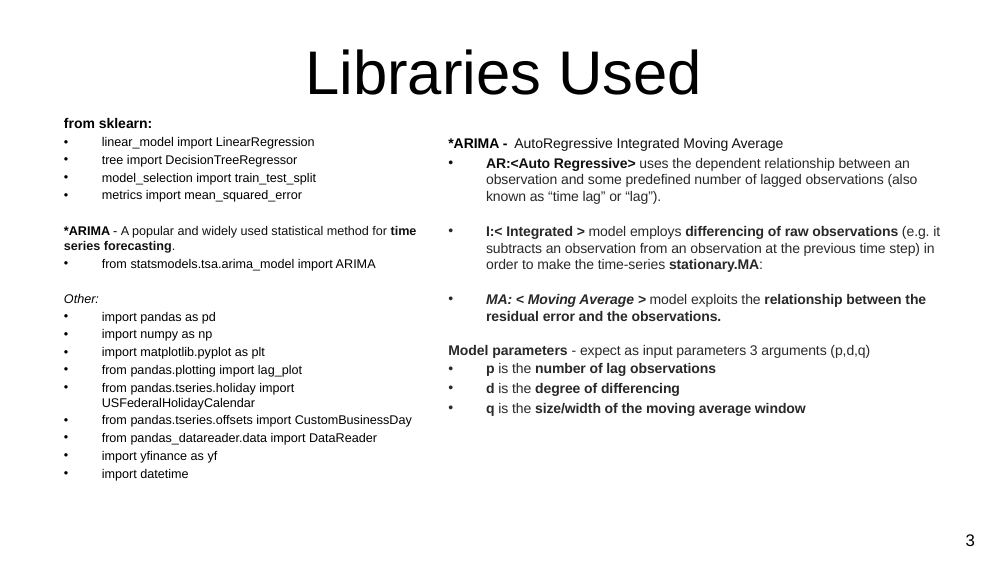
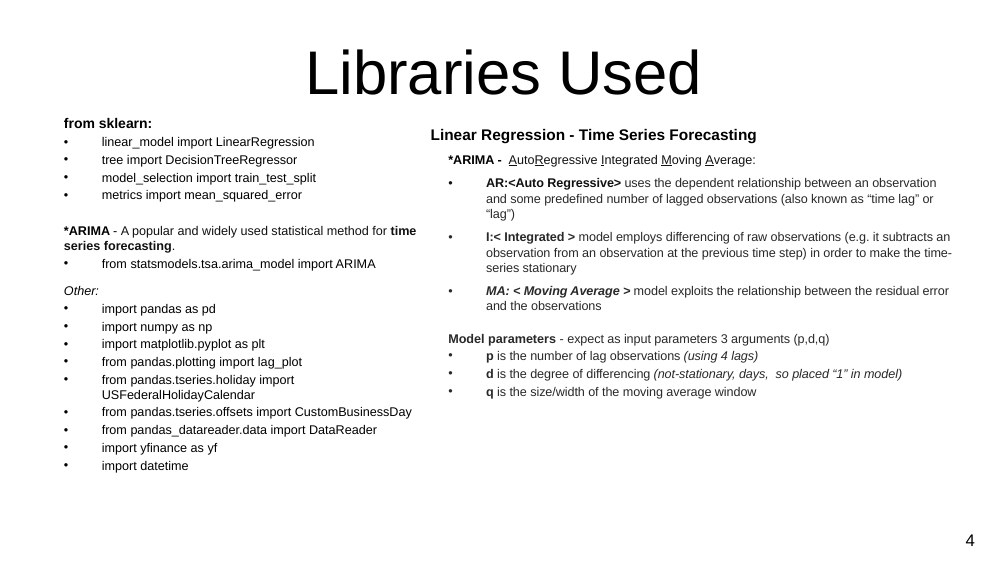
Before and after one commit to CCC-GH/FinalProject-Stock, a slide deck: slide 5 of draft0_NU-FinalProject_Stocks.pptx (slide 4 before the commit). Drawn at 1008x567 pixels with LibreOffice and Linux fonts; fonts in the diff are those of the drawing; background and template pictures are left out. Boxes give left, top, right and bottom in pixels: in the first picture for what was removed or moved away, otherwise in the second. Text is boxed around its words. In the diff, an @@ line names an element or a change of style, - is before the commit and + after.

```diff
--- a/draft0_NU-FinalProject_Stocks.pptx
+++ b/draft0_NU-FinalProject_Stocks.pptx
@@ text "from sklearn:" rewrapped from [64,118,417,481] to [64,118,417,473] @@
@@ text added at [431,129,756,143], 11 pt, text #000000, bold @@
+Linear Regression - Time Series Forecasting
@@ text "*ARIMA - AutoRegressive Integrated Moving ...": place and size @@
-text "*ARIMA - AutoRegressive Integrated Moving ..." at [448,138,940,416]
+text "*ARIMA - AutoRegressive Integrated Moving ..." at [448,155,952,399]
@@ text at [448,155,952,310]: text changed; size 10 to 9 pt @@
-*ARIMA - AutoRegressive Integrated Moving Average
-• AR:<Auto Regressive> uses the dependent relationship between an observation and some predefined number of lagged observations (also known as “time lag” or “lag”).
-• I:< Integrated > model employs differencing of raw observations (e.g. it subtracts an observation from an observation at the previous time step) in order to make the time-series stationary.MA:
-• MA: < Moving Average > model exploits the relationship between the residual error and the observations.
+*ARIMA - AutoRegressive Integrated Moving Average:
+• AR:<Auto Regressive> uses the dependent relationship between an observation and some predefined number of lagged observations (also known as “time lag” or “lag”)
+• I:< Integrated > model employs differencing of raw observations (e.g. it subtracts an observation from an observation at the previous time step) in order to make the time-series stationary
+• MA: < Moving Average > model exploits the relationship between the residual error and the observations
@@ text at [448,334,830,399]: size 10 to 9 pt in "Model parameters - expect as input parameters ...", "q is the size/width of the moving ..."; bold off in "size/width of the moving average window" @@
@@ text at [486,351,902,381]: text changed; size 10 to 9 pt; bold off @@
-• p is the number of lag observations
-• d is the degree of differencing
+• p is the number of lag observations (using 4 lags)
+• d is the degree of differencing (not-stationary, days, so placed “1” in model)
@@ page number at [966,534,975,546]: text changed @@
-3
+4
```
Also in this commit, not shown: 2 other slides changed, 3 slides added, 2 slides removed, 17 other files.
